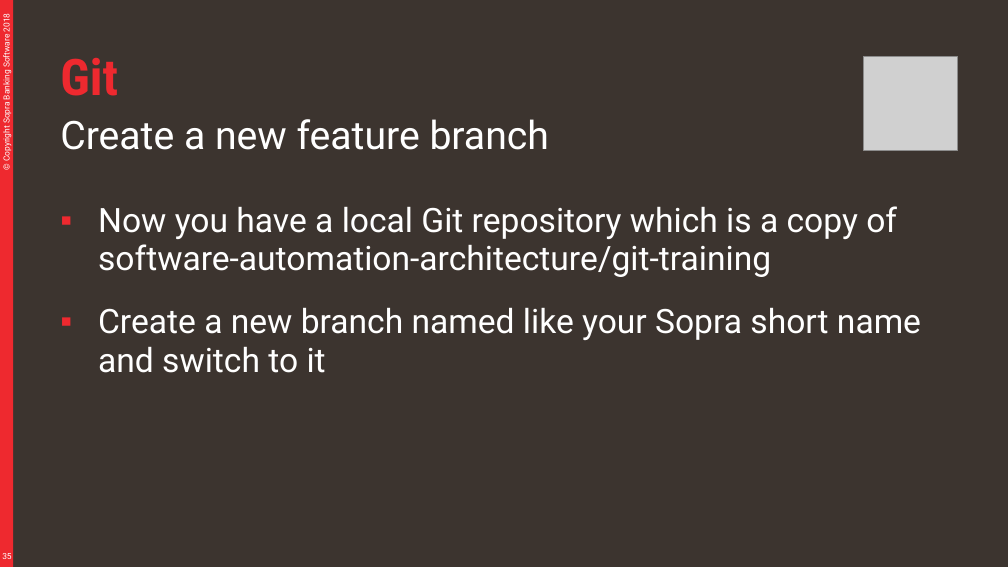
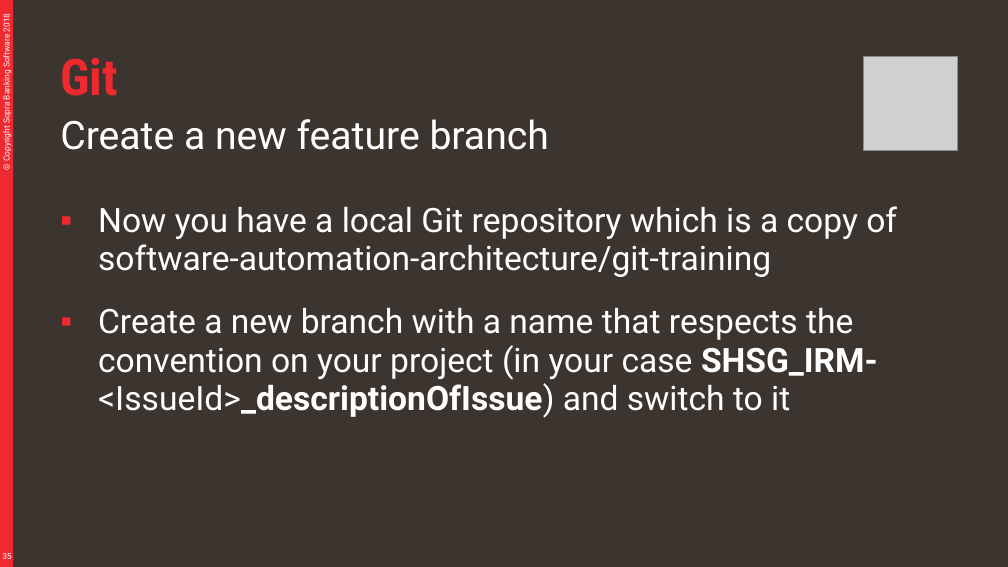
Before and after one commit to divesh979/murari, a slide deck: slide 35 of material/Git.pptx. Drawn at 1008x567 pixels with LibreOffice and Linux fonts; fonts in the diff are those of the drawing; grey boxes stand for pictures. Boxes give left, top, right and bottom in pixels: in the first picture for what was removed or moved away, otherwise in the second. Text is boxed around its words. In the diff, an @@ line names an element or a change of style, - is before the commit and + after.

Commit message:
Update the training material for SHSG

```diff
--- a/material/Git.pptx
+++ b/material/Git.pptx
@@ text at [98,307,878,418]: text changed @@
-▪ Create a new branch named like your Sopra short name and switch to it
+▪ Create a new branch with a name that respects the convention on your project (in your case SHSG_IRM-<IssueId>_descriptionOfIssue) and switch to it
```
Also in this commit, not shown: 22 other slides changed, 1 slide added, 3 slides removed, 2 other files.
